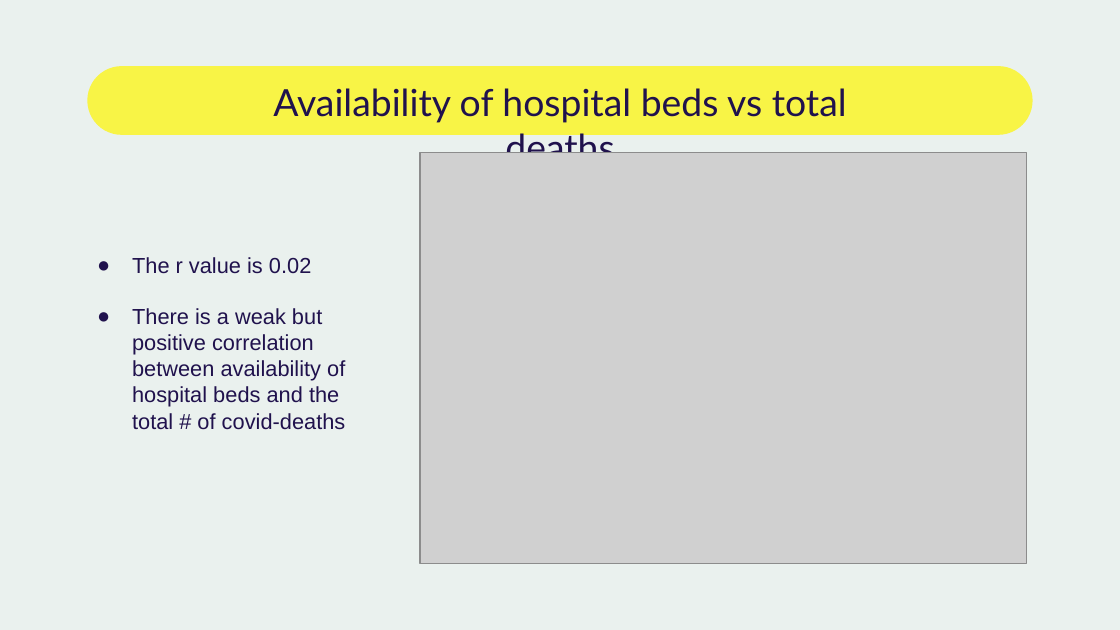
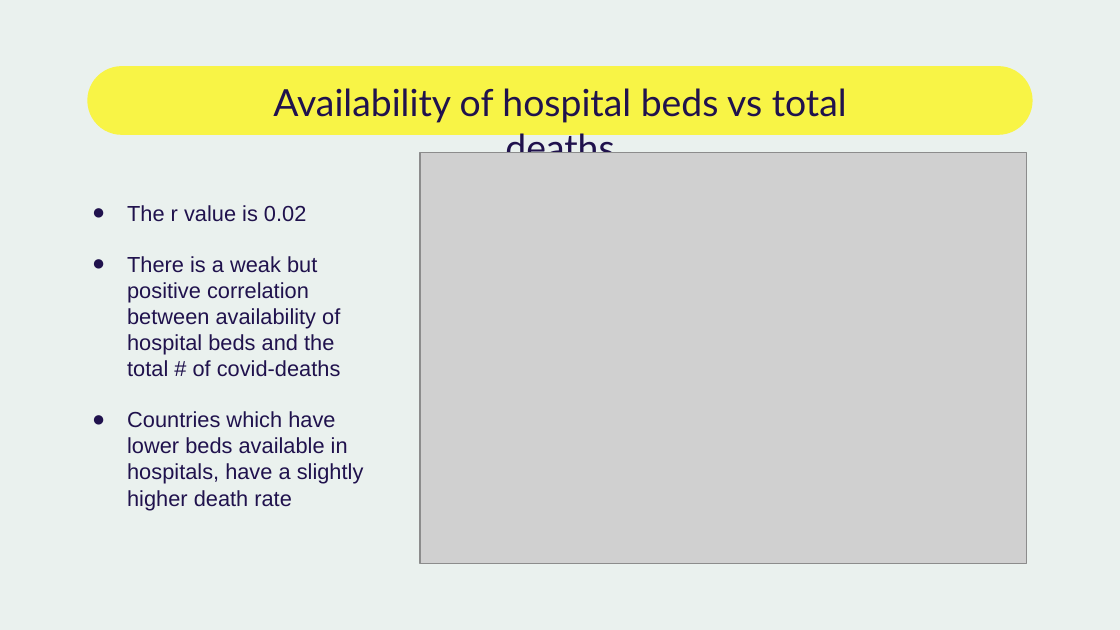
Before and after one commit to jjjdewan/ucb-data-visualization-msgrp-project1-covid-19, a slide deck: slide 13 of presentation_covid19.pptx. Drawn at 1120x630 pixels with LibreOffice and Linux fonts; fonts in the diff are those of the drawing; grey boxes stand for pictures. Boxes give left, top, right and bottom in pixels: in the first picture for what was removed or moved away, otherwise in the second. Text is boxed around its words. In the diff, an @@ line names an element or a change of style, - is before the commit and + after.

```diff
--- a/presentation_covid19.pptx
+++ b/presentation_covid19.pptx
@@ text "The r value is 0.02": place and size @@
-text "The r value is 0.02" at <box>132,257,346,430</box>
+text "The r value is 0.02" at <box>127,205,364,510</box>
@@ text at <box>127,411,364,510</box>: paragraph added @@
+● Countries which have lower beds available in hospitals, have a slightly higher death rate
```
Also in this commit, not shown: 5 other slides changed, 1 slide added, 1 slide removed, 1 other file.
